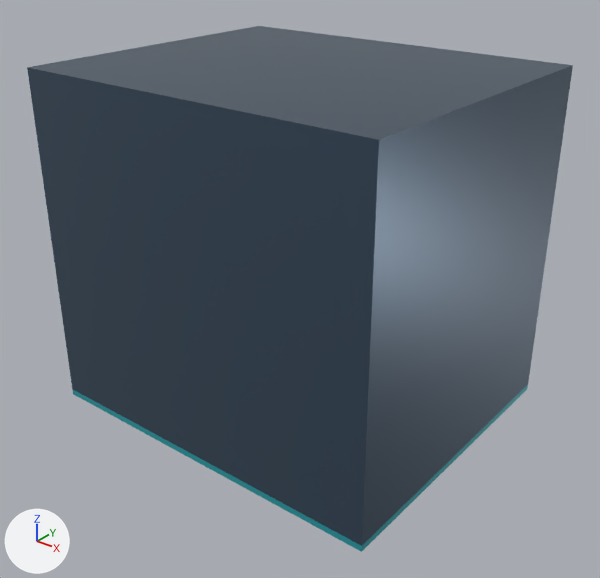
Two versions of the glTF model assets/cargo-mr/cargo-mr.glb, one commit apart.
Rendered twice from a camera (50 mm lens) standing at (7.42, -4.29, 3.18) and looking at (4.47, -0.6, 0.89). Every picture has the same lights, and +X, +Y and +Z are marked at lower left. The first picture is the older version.

The first picture shows 'CARGO-MR-AFT', 'CARGO-MR-BASE', 'CARGO-MR-PORT', 'CARGO-MR-STARBOARD', 'CARGO-MR-TOP'.
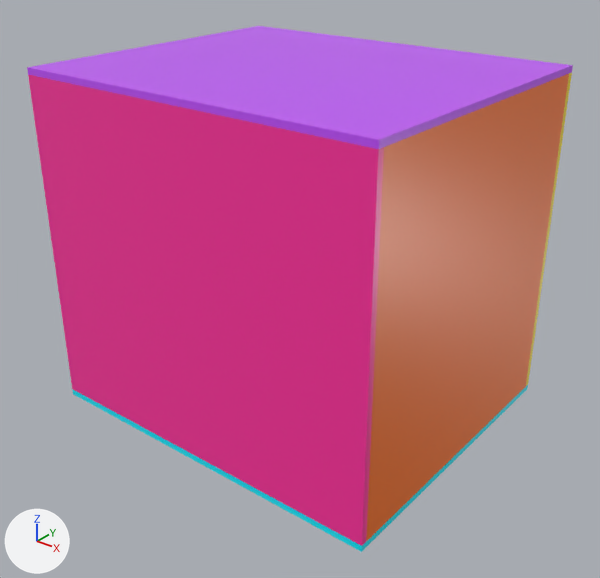
The change in detail:
Material 'TOP' (mat_top) is new.
Its base color is (0.55, 0.08, 1.0) (purple #c450ff).
Its roughness is 0.34.
Material 'PORT' (mat_port) is new.
Its base color is (1.0, 0.03, 0.35) (pink #ff30a0).
Its roughness is 0.34.
Material 'AFT' (mat_aft) is new.
Its base color is (1.0, 0.18, 0.0) (orange #ff7600).
Its roughness is 0.34.
me_cargo_mr_aft has 8 vertices, 12 faces and spans x 5.56..5.6, y -1.46..0.46, z 0.09..2.21.
me_cargo_mr_aft no longer uses material mat_panel_graphite (dark blue #45596c).
me_cargo_mr_aft gains material mat_aft (orange #ff7600).
me_cargo_mr_port has 8 vertices, 12 faces and spans x 3.2..5.6, y -1.5..-1.46, z 0.09..2.21.
me_cargo_mr_port no longer uses material mat_panel_graphite (dark blue #45596c).
me_cargo_mr_port gains material mat_port (pink #ff30a0).
me_cargo_mr_top has 8 vertices, 12 faces and spans x 3.2..5.6, y -1.5..0.5, z 2.21..2.25.
me_cargo_mr_top no longer uses material mat_panel_graphite (dark blue #45596c).
me_cargo_mr_top gains material mat_top (purple #c450ff).

Location of each change, (x1, y1, x2, y2) in pixels of the pictures (600 x 578 px):
'CARGO-MR-PORT', recoloured (dark blue to pink): (28, 75, 384, 546) in both
'CARGO-MR-AFT', recoloured (dark blue to orange): (366, 74, 569, 541) in both
'CARGO-MR-TOP', recoloured (lighter): (27, 26, 573, 149) in both
